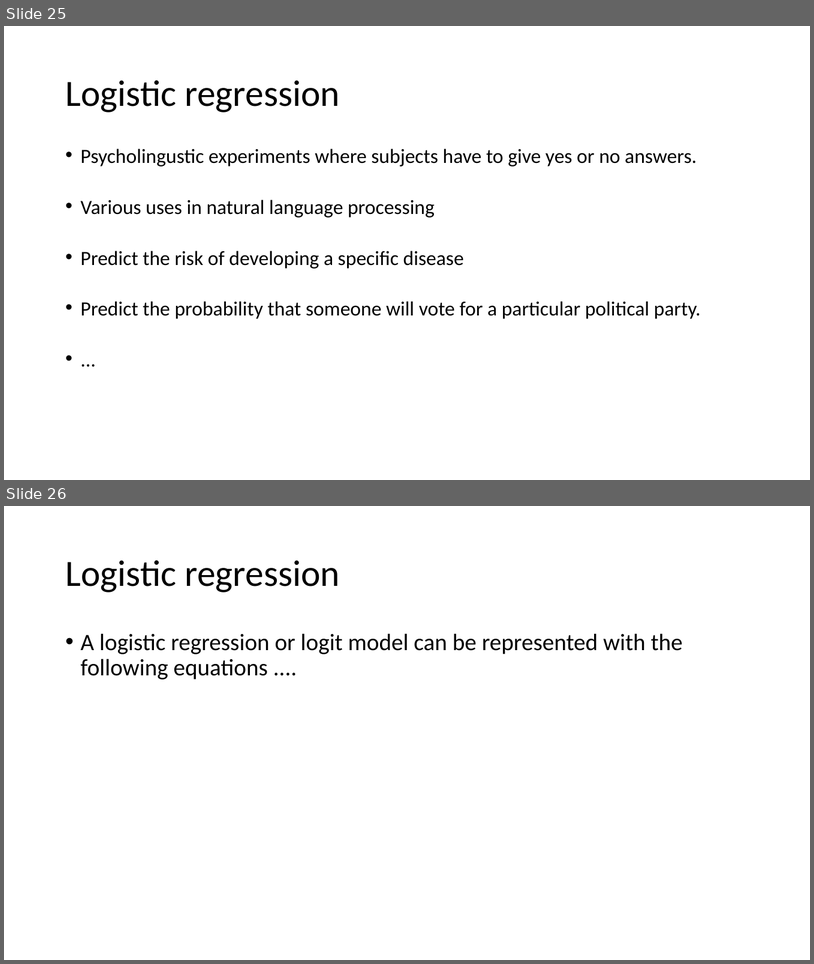
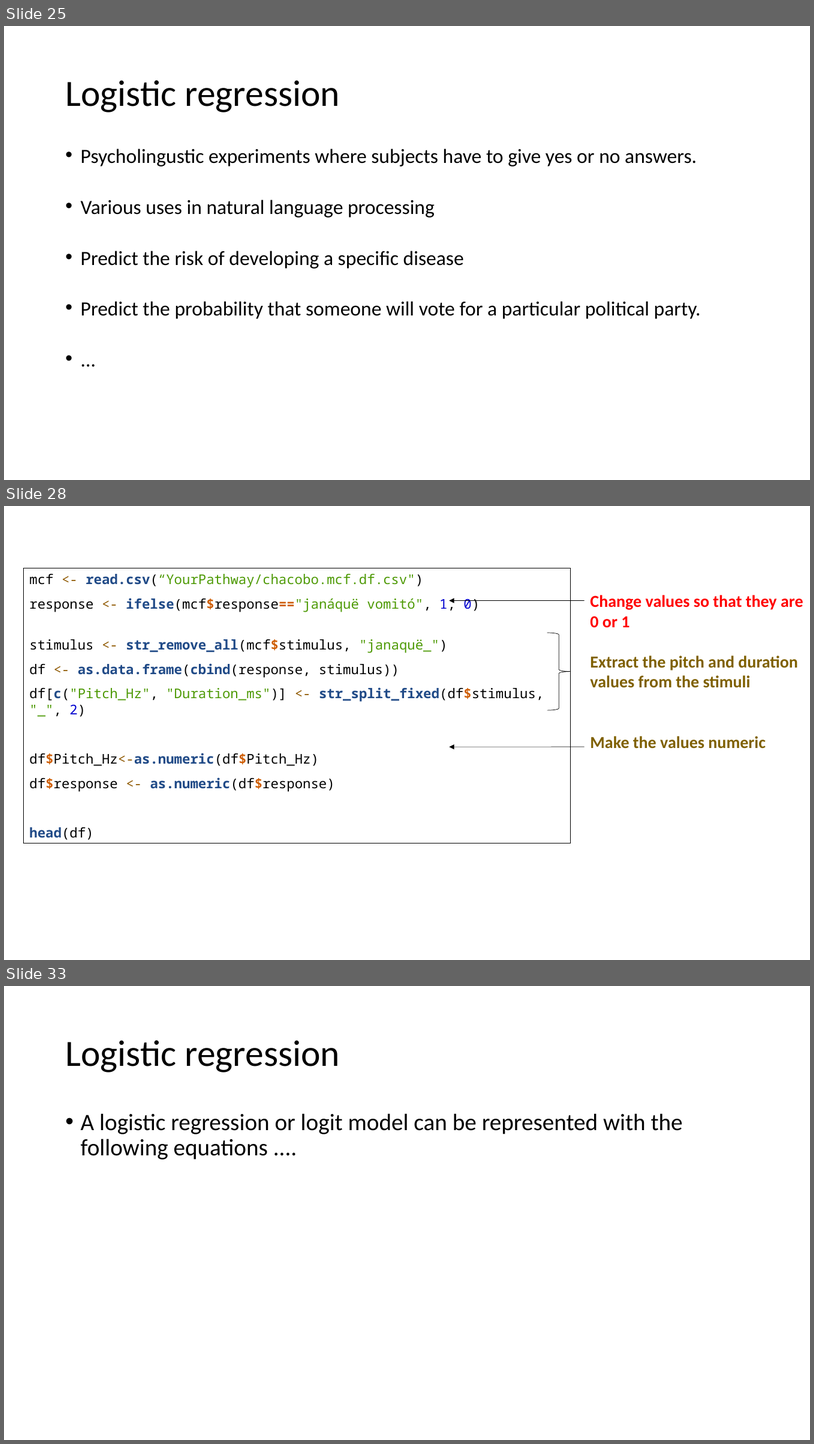
Before and after one commit to ajrtallman/StatisticsinLinguistics_FSU_2023_2024, a slide deck: 02_slides/Statistics for linguists 2023-12-06.odp. Shown one above the other, each under a label of ours: slides 25 and 26 before the commit, slides 25, 28 and 33 after it; the slides between them are not shown. The pictures are 814x964 and 814x1444 pixels, drawn with LibreOffice and Linux fonts; fonts in the diff are those of the drawing. Boxes give left, top, right and bottom in pixels: in the first picture for what was removed or moved away, otherwise in the second. Text is boxed around its words. In the diff, an @@ line names an element or a change of style, - is before the commit and + after.

```diff
--- a/02_slides/Statistics for linguists 2023-12-06.odp
+++ b/02_slides/Statistics for linguists 2023-12-06.odp
@@ slide 28 added at <box>4,506,810,960</box>, background #FFFFFF @@
@@ rectangle added at <box>23,568,571,843</box>, outline #000000 0.74 pt, 16 pt, text #000000 @@
+mcf <- read.csv(“YourPathway/chacobo.mcf.df.csv")
+response <- ifelse(mcf$response=="janáquë vomitó", 1, 0)
+stimulus <- str_remove_all(mcf$stimulus, "janaquë_")
+df <- as.data.frame(cbind(response, stimulus))
+df[c("Pitch_Hz", "Duration_ms")] <- str_split_fixed(df$stimulus, "_", 2)
+df$Pitch_Hz<-as.numeric(df$Pitch_Hz)
+df$response <- as.numeric(df$response)
+head(df)
@@ text added at <box>590,595,804,748</box>, 20 pt, text #7F6000, bold @@
+Change values so that they are 0 or 1
+Extract the pitch and duration values from the stimuli
+Make the values numeric
@@ arrow added from (585, 600) to (449, 600), #000000 0.51 pt @@
@@ freeform shape added at <box>547,633,571,710</box>, outline #000000 0.51 pt @@
@@ arrow added from (585, 747) to (449, 747), #000000 0.51 pt @@
@@ what was slide 26 is now slide 33 @@
```
Also in this commit, not shown: 1 slide changed, 27 other slides added, 2 slides removed.
